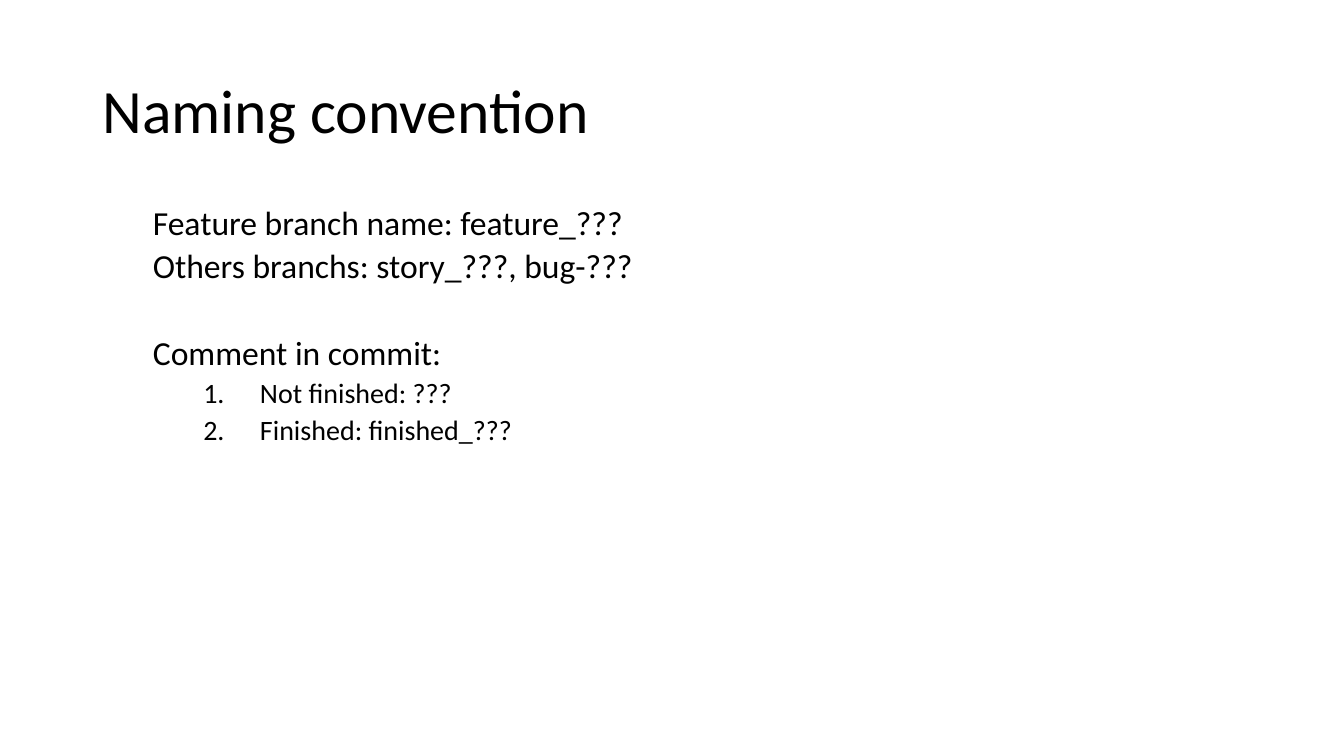
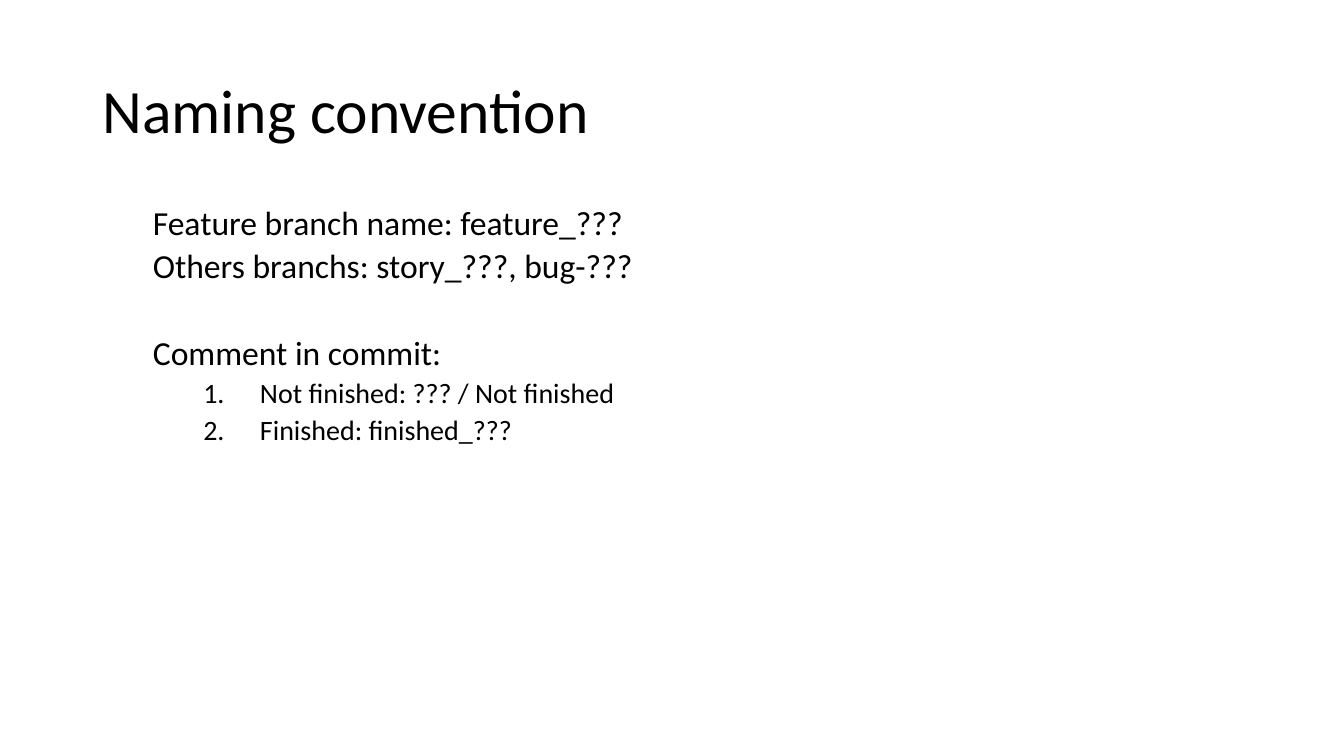
Before and after one commit to chaiyilin/featureToggling, a slide deck: slide 13 of featureToggles.pptx. Drawn at 1344x756 pixels with LibreOffice and Linux fonts; fonts in the diff are those of the drawing. Boxes give left, top, right and bottom in pixels: in the first picture for what was removed or moved away, otherwise in the second. Text is boxed around its words. In the diff, an @@ line names an element or a change of style, - is before the commit and + after.

```diff
--- a/featureToggles.pptx
+++ b/featureToggles.pptx
@@ text at box(260, 383, 614, 404): text changed @@
-    1. Not finished: ???
+    1. Not finished: ??? / Not finished
```
Also in this commit, not shown: 9 other slides changed, 3 slides added, 1 slide removed.
